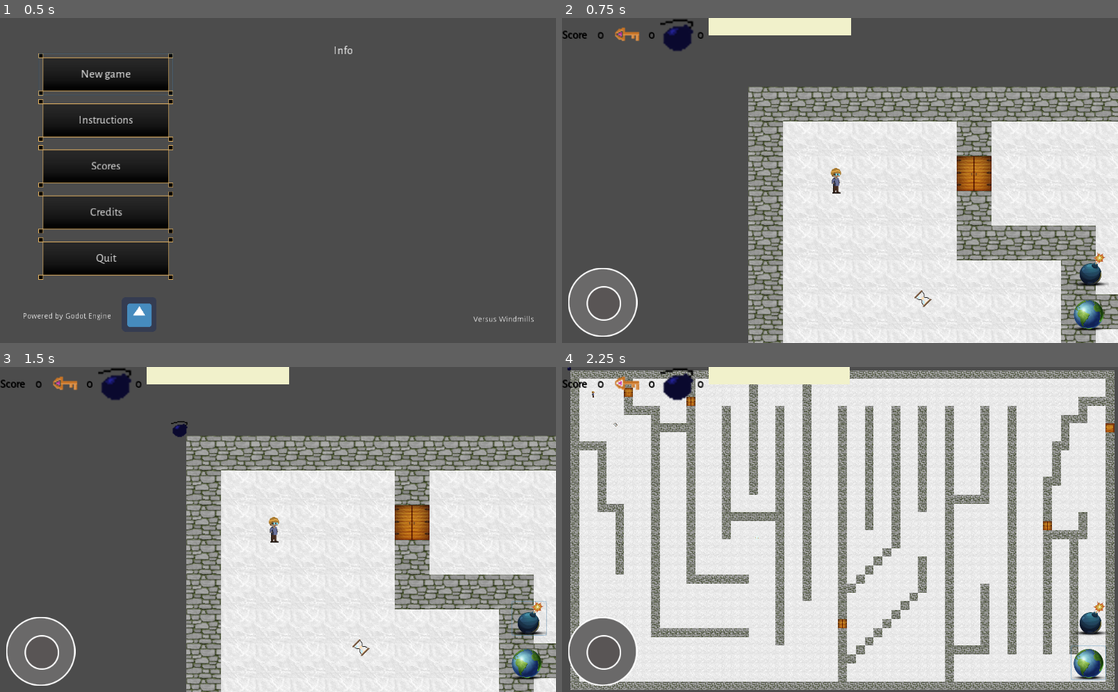
Above: before the commit, frames 1-4 (two rows, left to right).
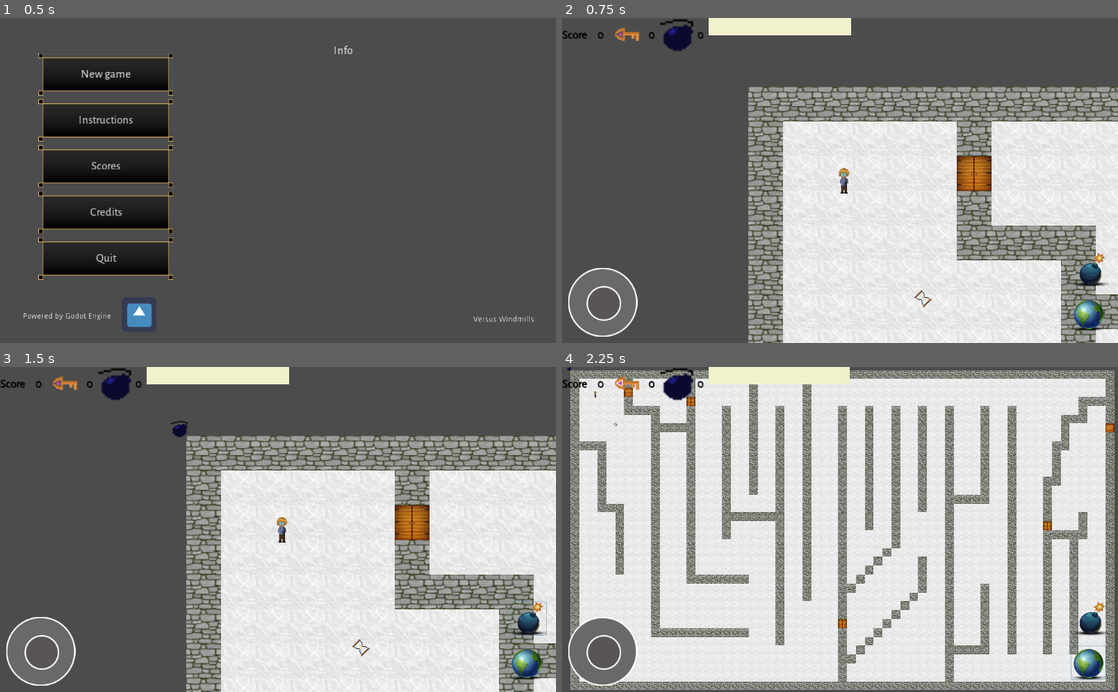
Above: after the commit, the same moments.

Repository: rogerdv/labyrinth
Game: Godot game, scene res://Scenes/main_menu.tscn
The game is run twice, just before and just after one commit, with the same random seed, the same clock (stepped at 60 frames per second) and the same inputs. The engine's default icon, where the game draws it, is replaced by a stand-in: a white triangle on a blue panel in a dark square.
Inputs (mouse positions are in pixels of both pictures, inside the frame that each line leads up to):
- Up to frame 1 (0.5 s): no input
- Up to frame 2 (0.75 s): click "New game" at 0.5 s
- Up to frame 3 (1.5 s): click (528, 617) at 1.25 s
- Up to frame 4 (2.25 s): click (1090, 662) at 2 s

Frame 1 is identical in both runs. In frame 2, 0.2% of the frame differs, in the area x 48-52%, y 46-55%; in frame 3, 0.2%; in frame 4, less than 0.1%.

Commit message:
a bit more formating and prints while reading and debugging

Diff:
--- a/Scenes/player.tscn
+++ b/Scenes/player.tscn
@@ -87,7 +87,7 @@
 texture = ExtResource( 2 )
 vframes = 4
 hframes = 4
-frame = 3
+frame = 12
 
 [node name="AnimationPlayer" type="AnimationPlayer" parent="."]
 anims/walk_down = SubResource( 2 )
--- a/Scripts/GameInstance.gd
+++ b/Scripts/GameInstance.gd
@@ -39,25 +39,36 @@
 
 func SaveGame():
 	var savefile = File.new()
+
 	savefile.open("user://savedgame", File.WRITE)
-	print(get_tree().current_scene.filename)
+
+	print("name of scene to save: ", get_tree().current_scene.filename)
+
 	savefile.store_string(get_tree().current_scene.filename)
 	savefile.store_32(score)
 	savefile.store_32(KeysUsed)
 	savefile.store_32(BombsUsed)
 	savefile.store_32(GhostsKilled)
+	savefile.close()
 
 
 func LoadGame():
-	var savefile = File.new()
-	if not savefile.file_exists("user://savedgame"):
+	var savedfile = File.new()
+
+	if not savedfile.file_exists("user://savedgame"):
+		print("error: you don't have a saved game!")
 		return # Error! We don't have a save to load.
-	savefile.open("user://savedgame", File.READ)
-	var scene = savefile.get_line()
-	score = savefile.get_32()
-	KeysUsed  = savefile.get_32()
-	BombsUsed  = savefile.get_32()
-	GhostsKilled = savefile.get_32()
+
+	savedfile.open("user://savedgame", File.READ)
+
+	var scene = savedfile.get_line()
+
+	score = savedfile.get_32()
+	KeysUsed  = savedfile.get_32()
+	BombsUsed  = savedfile.get_32()
+	GhostsKilled = savedfile.get_32()
+
+	savedfile.close()
 	get_tree().change_scene(scene)
 
 
--- a/Scripts/UI/QuestionPanel.gd
+++ b/Scripts/UI/QuestionPanel.gd
@@ -73,7 +73,8 @@
 	else:
 		get_parent().get_node("../player").ToggleCollision(false)
 
-		if mode==2: 	# ghost mode
+		# ghost mode
+		if mode == 2:
 			var start = get_parent().get_node("../SceneInfo").Start
 			get_parent().get_node("../player").position = start
 
--- a/Scripts/UI/TransitionUI.gd
+++ b/Scripts/UI/TransitionUI.gd
@@ -7,10 +7,10 @@
 
 
 func _ready() -> void:
-	GameInstance.KeysUsed+=GameInstance.SceneKeysUsed
+	GameInstance.KeysUsed += GameInstance.SceneKeysUsed
 	GameInstance.BombsUsed += GameInstance.SceneBombsUsed
 	GameInstance.GhostsKilled += GameInstance.SceneGhostsKilled
-	$TextureProgress.value = GameInstance.time/120*100
+	$TextureProgress.value = GameInstance.time / 120 * 100
 	#TODO: Save game
 
 
--- a/Scripts/player.gd
+++ b/Scripts/player.gd
@@ -43,7 +43,7 @@
 	# mobile devices
 	if OS.has_touchscreen_ui_hint():
 		if !GameInstance.paused:
-			#get joystick value and normalize it
+			# get joystick value and normalize it
 			vec = joystick.get_value().normalized()
 			move_and_slide(vec * 150)
 
@@ -87,13 +87,14 @@
 			move_and_slide(Vector2(-150,0), Vector2(0,0), true)
 			$AnimationPlayer.play("walk_left")
 
-			if get_slide_count()>0:
+			if get_slide_count() > 0:
 				$RayCast2D.cast_to= Vector2(-25,0)
+
 		if RIGHT:
 			move_and_slide(Vector2(150,0), Vector2(0,0), true)
 			$AnimationPlayer.play("walk_right")
 
-			if get_slide_count()>0:
+			if get_slide_count() > 0:
 				$RayCast2D.cast_to = Vector2(25,0)
 
 
@@ -120,4 +121,5 @@
 		if RIGHT:
 			vec.x = 1
 		b.dir = vec
+
 	get_parent().add_child(b)
